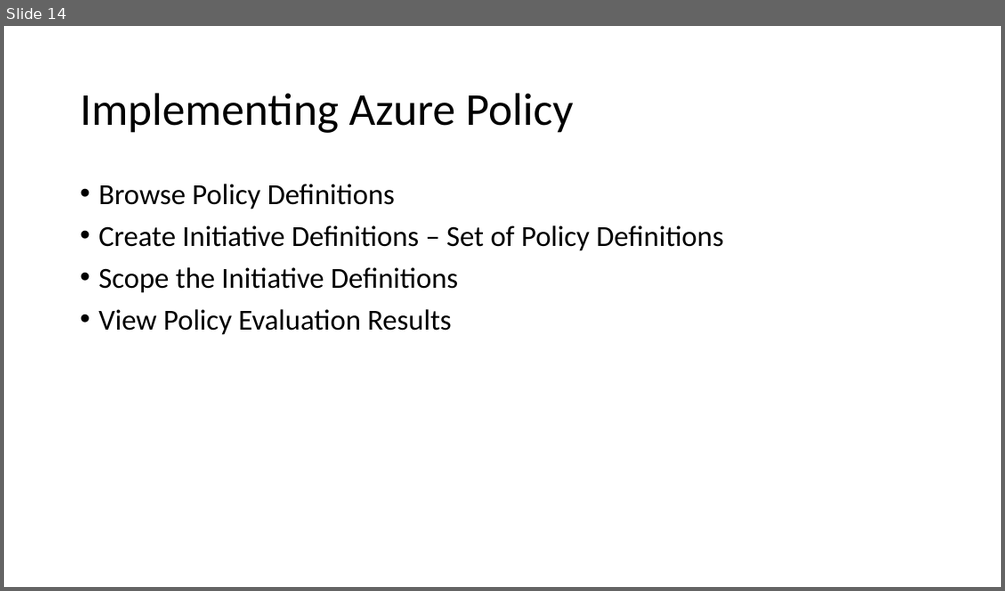
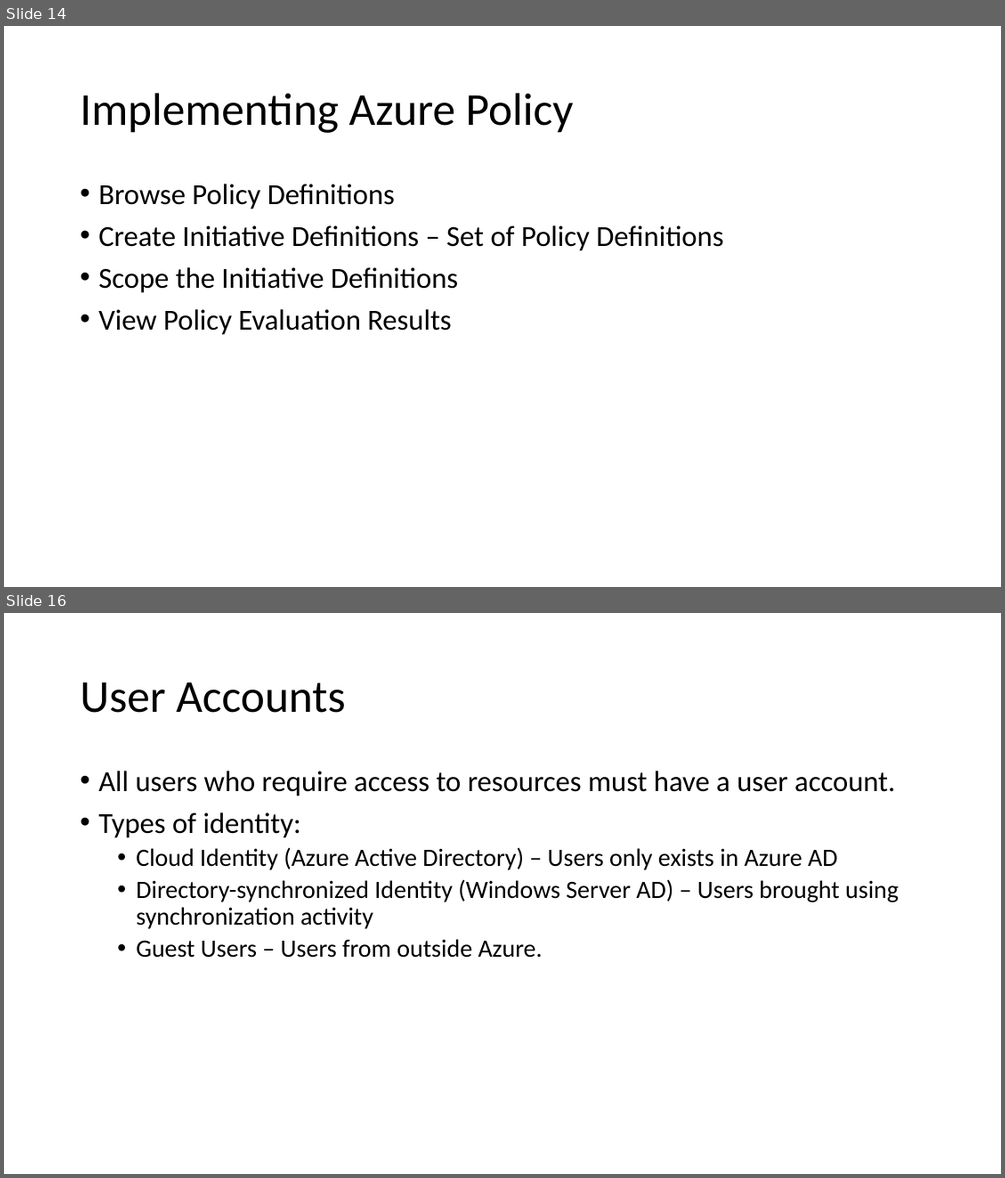
Before and after one commit to adnane-habib/11Feb-AZ104, a slide deck: Governance and Compliance.pptx. Shown one above the other, each under a label of ours: slide 14 before the commit, slides 14 and 16 after it; the slides between them are not shown. The pictures are 1005x591 and 1005x1178 pixels, drawn with LibreOffice and Linux fonts; fonts in the diff are those of the drawing. Boxes give left, top, right and bottom in pixels: in the first picture for what was removed or moved away, otherwise in the second. Text is boxed around its words. In the diff, an @@ line names an element or a change of style, - is before the commit and + after.

Commit message:
Day 2

```diff
--- a/Governance and Compliance.pptx
+++ b/Governance and Compliance.pptx
@@ slide 16 added at box(4, 613, 1001, 1174), background #FFFFFF @@
@@ title added at box(80, 682, 345, 713), 44 pt, text #000000 @@
+User Accounts
@@ text added at box(98, 771, 898, 957), 24 pt, text #000000 @@
+• All users who require access to resources must have a user account.
+• Types of identity:
+  • Cloud Identity (Azure Active Directory) – Users only exists in Azure AD
+  • Directory-synchronized Identity (Windows Server AD) – Users brought using synchronization activity
+  • Guest Users – Users from outside Azure.
```
Also in this commit, not shown: 7 other slides added.
